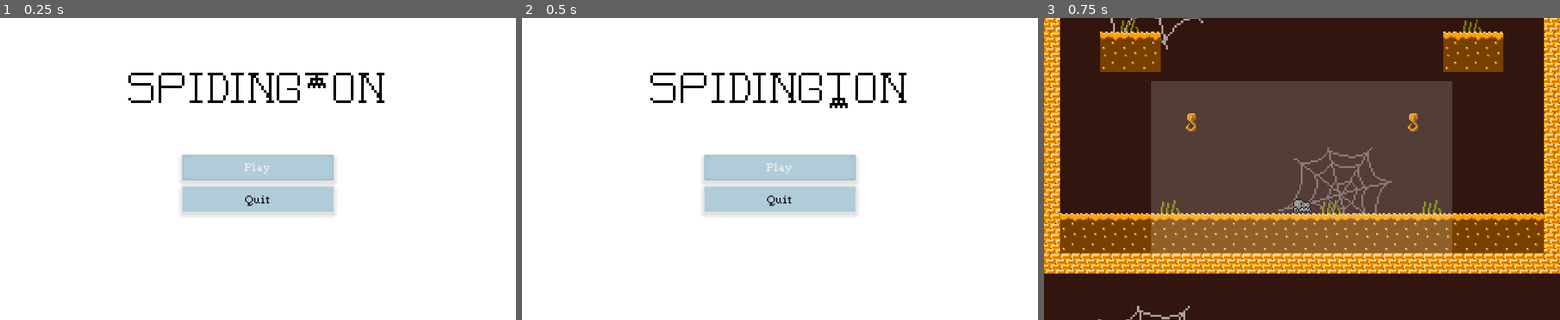
Above: before the commit, frames 1-3 (left to right).
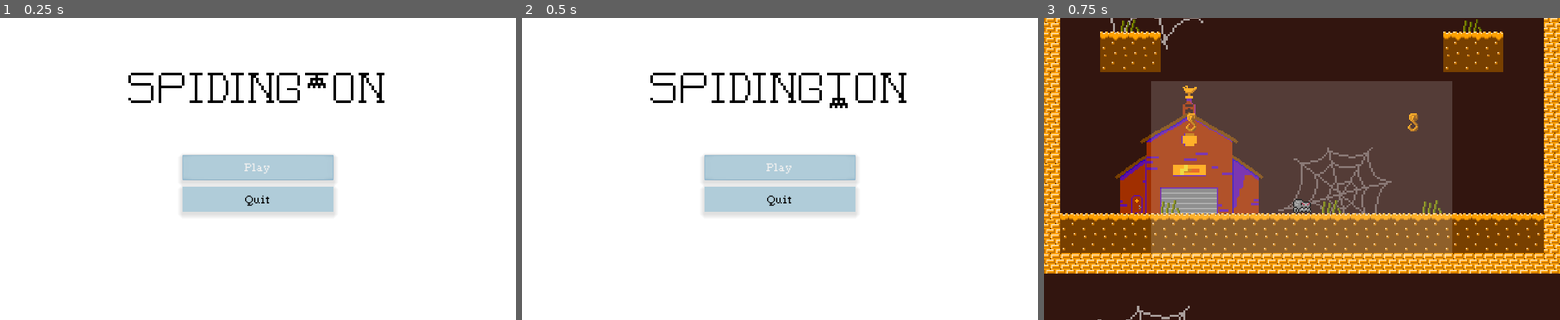
Above: after the commit, the same moments.

Repository: Tusentio/Spidington
Game: Godot game, scene res://Scenes/Menu/Menu.tscn
The game is run twice, just before and just after one commit, with the same random seed, the same clock (stepped at 60 frames per second) and the same inputs.
Inputs:
- Up to frame 1 (0.25 s): no input
- Up to frame 2 (0.5 s): no input
- Up to frame 3 (0.75 s): click "Play" at 0.5 s

Frames 1-2 are identical in both runs. In frame 3, 6.6% of the frame differs, in the area x 13-43%, y 22-65%.

Commit message:
Add background house

Diff:
--- a/Scenes/Game/Game.tscn
+++ b/Scenes/Game/Game.tscn
@@ -7,6 +7,7 @@
 [ext_resource path="res://Scenes/Game/BgWeb.png" type="Texture" id=5]
 [ext_resource path="res://Scenes/EndingArea/EndingArea.tscn" type="PackedScene" id=6]
 [ext_resource path="res://Sounds/Music.ogg" type="AudioStream" id=7]
+[ext_resource path="res://Scenes/Game/house_background.png" type="Texture" id=8]
 
 [sub_resource type="ConvexPolygonShape2D" id=1]
 points = PoolVector2Array( 12, 15, 4, 15, 4, 7, 12, 7 )
@@ -36,6 +37,12 @@
 
 [node name="Game" type="Node2D"]
 script = ExtResource( 2 )
+
+[node name="Sprites" type="Node2D" parent="."]
+
+[node name="HouseBackground" type="Sprite" parent="Sprites"]
+position = Vector2( -89.5238, -95.1425 )
+texture = ExtResource( 8 )
 
 [node name="Terrain" type="TileMap" parent="."]
 tile_set = ExtResource( 1 )
Not shown: 1 places in Scenes/Game/Game.tscn that only renumber resources
Binary file added: Scenes/Game/house_background.png
Not shown, added: Scenes/Game/house_background.png.import
Binary file added: Tilesets/Background/house_background.png
Not shown, added: Tilesets/Background/house_background.png.import
